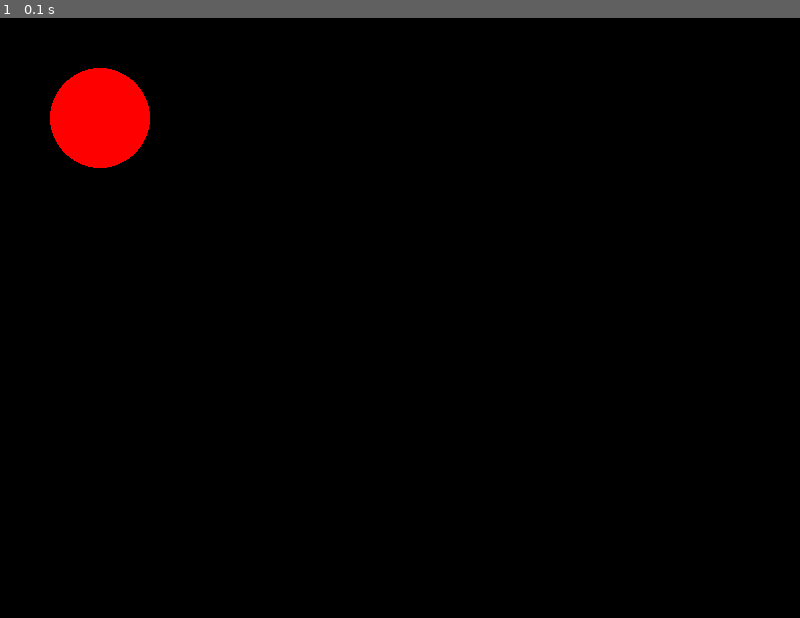
Above: before the commit, frame 1.
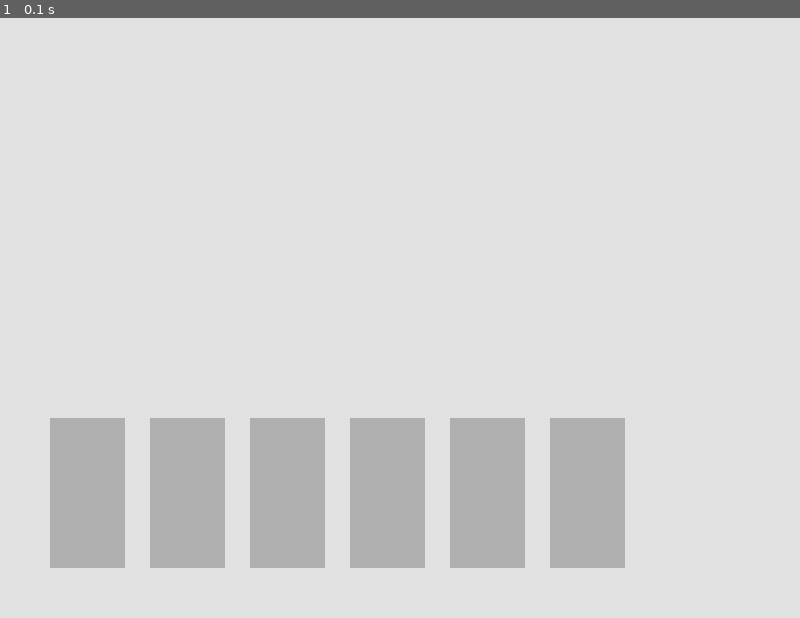
Above: after the commit, the same moment.

Repository: rfpoulos/order_up
Game: pygame game, started from my_pygame.py
Two runs of this game, one before a commit and one after it. Both use one fixed random seed, a clock stepped at 60 frames per second and the inputs below. The source is Python 2; it was converted automatically to run under Python 3.
Inputs:
- Up to frame 1 (0.1 s): no input

The runs differ from the first frame. In frame 1, 100% of the frame differs, in the area x 0-100%, y 0-100%.

Commit message:
Added Ingredient and Bowl class to start making buttons

Diff:
--- a/my_pygame.py
+++ b/my_pygame.py
@@ -7,25 +7,45 @@
 clock = pygame.time.Clock()
 done = False
 
-ball_x = 100
-ball_y = 100
-ball_radius = 50
+class Ingredient:
+    def __init__(self, name, xcoor, ycoor):
+        self.name = name
+        self.xcoor = xcoor
+        self.ycoor = ycoor
+    def draw_ingredient(self):
+        pygame.draw.rect(screen, (175, 175, 175), (self.xcoor, self.ycoor, 75, 150), 0)
+
+class Bowl:
+    def __init__(self, ingredients = []):
+        self.ingredients = ingredients
+    def add_ingredient(self, ingredient):
+        self.ingredients.append(ingredient.name)
+
+lettuce = Ingredient("Lettuce", 50, 400)
+olives = Ingredient("Kalamata Olives", 150, 400)
+cheese = Ingredient("Blue Cheese", 250, 400)
+tomatoes = Ingredient("Cherry Tomatoes", 350, 400)
+croutons = Ingredient("Croutons", 450, 400)
+dressing = Ingredient("Dressing", 550, 400)
 while not done:
     for event in pygame.event.get():
-        print event #For debugging
         pressed = pygame.key.get_pressed()
-        if pressed[pygame.K_UP]:
-            ball_y -= 3
-        if pressed[pygame.K_DOWN]:
-            ball_y +=3
-        if pressed[pygame.K_LEFT]:
-            ball_x -=3
-        if pressed[pygame.K_RIGHT]:
-            ball_x +=3
+        if event.type == pygame.MOUSEBUTTONDOWN:
+            x, y = event.pos
+
+
         if event.type == pygame.QUIT:
             done = True
-        screen.fill((0, 0, 0))
-        pygame.draw.circle(screen, (255, 0, 0), (ball_x, ball_y), ball_radius, 0)
+        screen.fill((225, 225, 225))
+
+        #draw buttons
+        lettuce.draw_ingredient()
+        olives.draw_ingredient()
+        cheese.draw_ingredient()
+        tomatoes.draw_ingredient()
+        croutons.draw_ingredient()
+        dressing.draw_ingredient()
+
         pygame.display.update()
         clock.tick(60)
 
